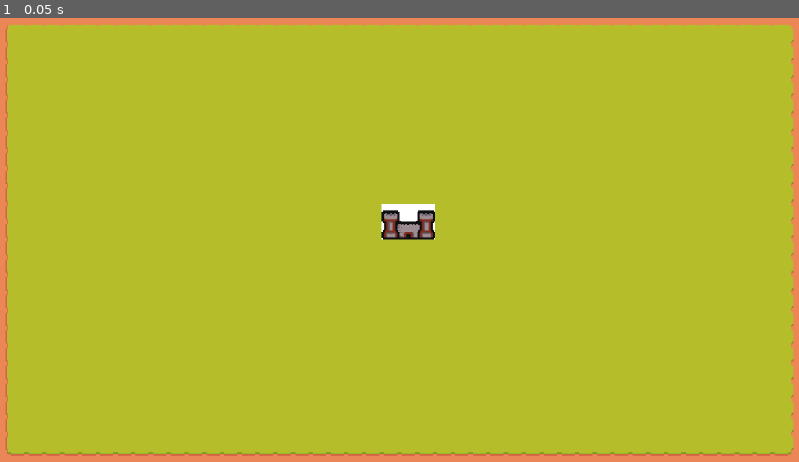
Above: before the commit, frame 1.
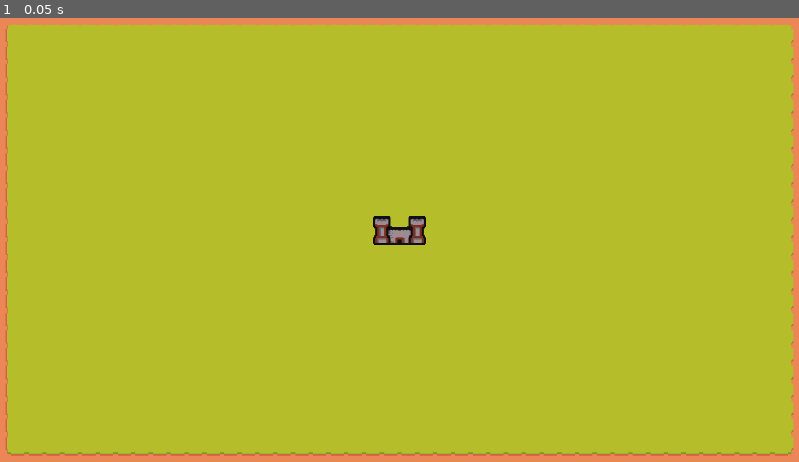
Above: after the commit, the same moment.

Repository: rBaku/KingdomOfGambling
Game: Godot game, scene res://scenes/tutorial.tscn
Two runs of this game, one before a commit and one after it. Both use one fixed random seed, a clock stepped at 60 frames per second and the inputs below.
Inputs:
- Up to frame 1 (0.05 s): no input

The runs differ from the first frame. In frame 1, 0.6% of the frame differs, in the area x 46-55%, y 41-52%.

Commit message:
cambio assets

Diff:
--- a/scenes/castle.tscn
+++ b/scenes/castle.tscn
@@ -1,7 +1,7 @@
 [gd_scene load_steps=4 format=3 uid="uid://c1abkuuy0dbcp"]
 
-[ext_resource type="Texture2D" uid="uid://csiwrvancbua2" path="res://Assets/Sprites/Castle.png" id="1_gefha"]
 [ext_resource type="Script" path="res://scripts/castle.gd" id="1_s8mjs"]
+[ext_resource type="Texture2D" uid="uid://crhcv4eqdxxkn" path="res://Assets/Sprites/CastleByCherlie.png" id="2_o8gal"]
 
 [sub_resource type="RectangleShape2D" id="RectangleShape2D_on7ms"]
 size = Vector2(48, 16)
@@ -10,8 +10,10 @@
 script = ExtResource("1_s8mjs")
 
 [node name="CollisionShape2D" type="CollisionShape2D" parent="."]
-position = Vector2(0, 8)
+rotation = 3.14159
+scale = Vector2(0.999999, -0.638889)
 shape = SubResource("RectangleShape2D_on7ms")
 
 [node name="Sprite2D" type="Sprite2D" parent="."]
-texture = ExtResource("1_gefha")
+position = Vector2(0, -8)
+texture = ExtResource("2_o8gal")
--- a/scenes/tutorial.tscn
+++ b/scenes/tutorial.tscn
@@ -108,4 +108,4 @@
 layer_1/tile_data = PackedInt32Array()
 
 [node name="castle" parent="." instance=ExtResource("3_ky4vp")]
-position = Vector2(-8, -16)
+position = Vector2(-16, 0)
Binary file removed: Assets/Sprites/Castle.png
Binary file added: Assets/Sprites/CastleByCherlie.png
Not shown, added: Assets/Sprites/CastleByCherlie.png.import
